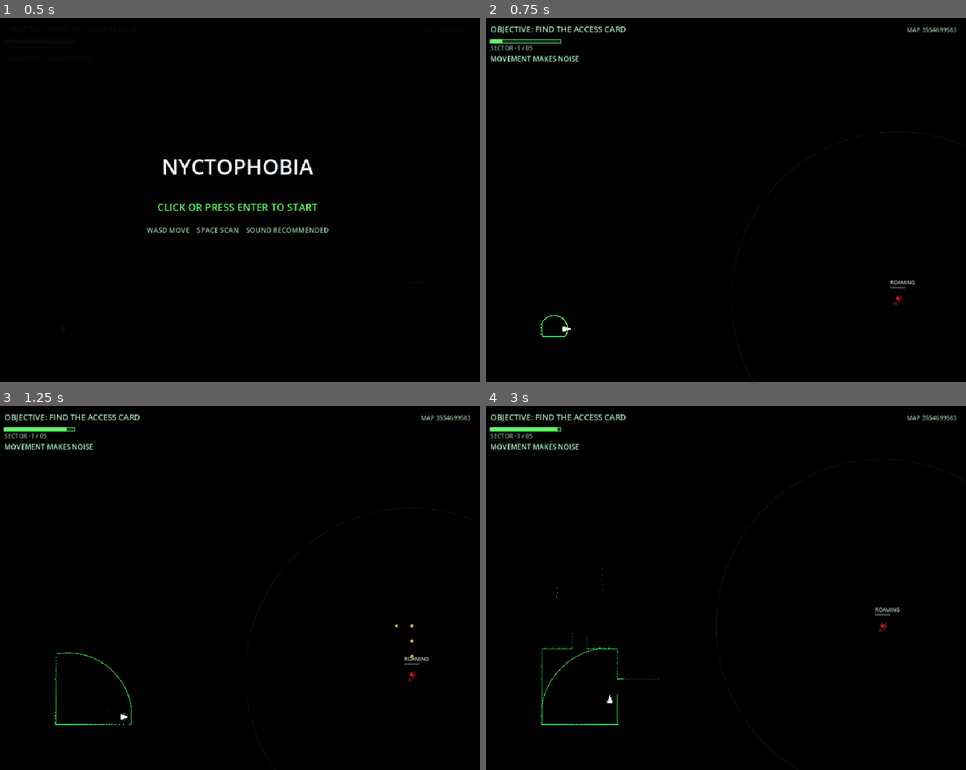
Above: before the commit, frames 1-4 (two rows, left to right).
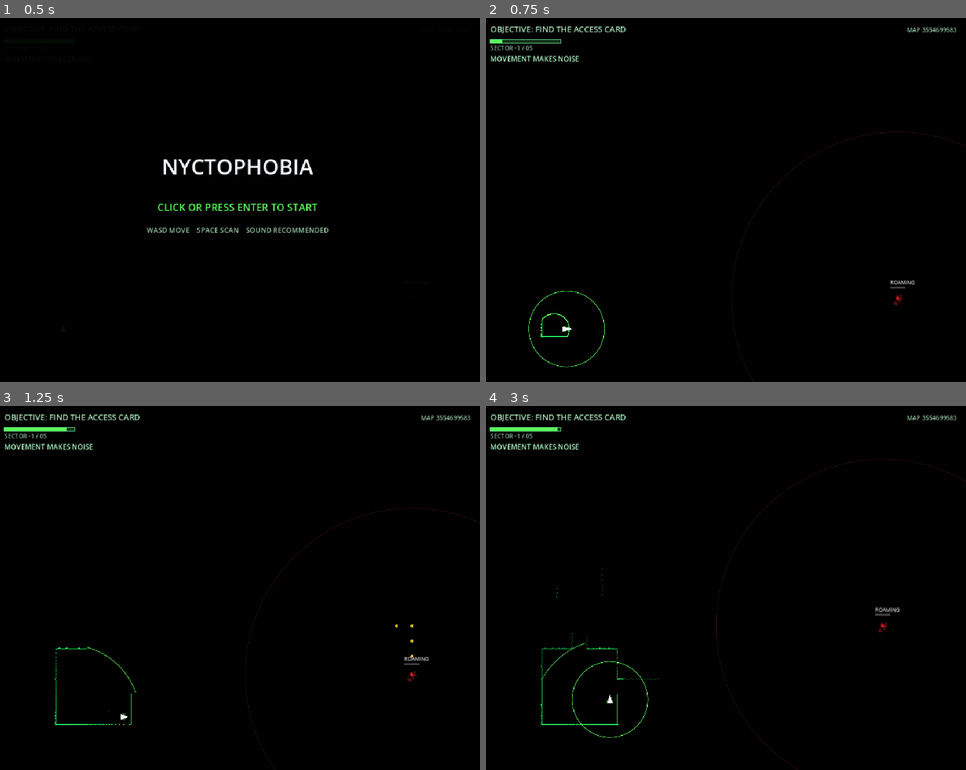
Above: after the commit, the same moments.

Repository: UnderstoodUseYourUsernameHere/Sonar
Game: Godot game, scene res://scenes/main.tscn
Same seed, same stepped clock (60 frames per second), same inputs: the game is played once before the commit and once after it.
Inputs (mouse positions are in pixels of both pictures, inside the frame that each line leads up to):
- Up to frame 1 (0.5 s): no input
- Up to frame 2 (0.75 s): tap Enter at 0.5 s; move the mouse to (831, 181) at 0.52 s; hold Right (move_right) from 0.53 s (still down); tap Space (ping) at 0.6 s; click (831, 181) at 0.67 s
- Up to frame 3 (1.25 s): keep holding Right (move_right)
- Up to frame 4 (3 s): move the mouse to (625, 606) at 1.27 s; release Right (move_right) at 1.28 s; hold S (move_down) 1.28-2.03 s; tap Space (ping) at 1.35, 2.3 s; move the mouse to (774, 507) at 2.02 s; hold Right (move_right) 2.03-2.78 s; tap Alt at 2.1 s; move the mouse to (697, 660) at 2.77 s; hold W (move_up) from 2.78 s (still down); tap Shift at 2.85 s; click (697, 660) at 2.92 s

Frame 1 is identical in both runs. In frame 2, 0.2% of the frame differs, in the area x 8-25%, y 74-96%; in frame 3, 0.1%; in frame 4, 0.2%, in the area x 11-34%, y 50-92%.

Commit message:
feat: added varying ping noises with each ping

Diff:
--- a/scenes/main.tscn
+++ b/scenes/main.tscn
@@ -3,8 +3,11 @@
 [ext_resource type="Script" uid="uid://c70np2jb00rwa" path="res://scripts/main.gd" id="1_o5qli"]
 [ext_resource type="AudioStream" uid="uid://ccybkucq8jf70" path="res://assets/audio/ping/forceField_003.ogg" id="2_sugp2"]
 [ext_resource type="AudioStream" uid="uid://b4h6aqibh7eo2" path="res://assets/audio/footsteps/footstep05.ogg" id="3_jyhfs"]
+[ext_resource type="AudioStream" uid="uid://bwjgb3ypj3614" path="res://assets/audio/ping/forceField_002.ogg" id="4_tbgi4"]
+[ext_resource type="AudioStream" uid="uid://dmxtdq0i42th" path="res://assets/audio/ping/forceField_004.ogg" id="5_tefeu"]
 
 [node name="Main" type="Node2D" unique_id=1186929180]
 script = ExtResource("1_o5qli")
 ping_sound = ExtResource("2_sugp2")
 footstep_sound = ExtResource("3_jyhfs")
+ping_sound_variants = Array[AudioStream]([ExtResource("4_tbgi4"), ExtResource("5_tefeu")])
--- a/scripts/main.gd
+++ b/scripts/main.gd
@@ -3,8 +3,12 @@
 @export_group("Audio")
 @export var ping_sound: AudioStream
 @export var footstep_sound: AudioStream
+@export var ping_sound_variants: Array[AudioStream] = []
+@export_range(0.0, 0.15, 0.005) var ping_pitch_variation: float = 0.025
 @export_range(-60.0, 0.0, 0.5) var ping_volume_db: float = -12.0
 @export_range(-60.0, 0.0, 0.5) var footstep_volume_db: float = -18.0
+
+const PING_AUDIO_VOICES: int = 3
 
 const TILE_SIZE: int = 30
 const MOVE_TIME_PER_TILE: float = 0.16
@@ -20,10 +24,10 @@
 const WALL_COLOR: Color = Color(0.12, 0.90, 0.38, 1.0)
 const PLAYER_COLOR: Color = Color(0.96, 0.98, 1.0, 1.0)
 
-const PLAYER_TURN_SPEED: float = 25.0
+const PLAYER_TURN_SPEED: float = 31.0
 const PLAYER_STRETCH: float = 0.12
 
-const PING_SPEED: float = 200.0 ## This is how fast the ring/circle grows
+const PING_SPEED: float = 225.0 ## This is how fast the ring/circle grows
 const PING_MAX_RADIUS: float = 10.5 * TILE_SIZE
 const PING_COOLDOWN: float = 0.7
 const PING_RING_WIDTH: float = 2.0 ## I like it at TWO, no more, no more, no esse.
@@ -254,6 +258,10 @@
 var scan_rng: RandomNumberGenerator = RandomNumberGenerator.new()
 var ping_audio_player: AudioStreamPlayer
 var footstep_audio_player: AudioStreamPlayer
+var ping_audio_voices: Array[AudioStreamPlayer] = []
+var next_ping_voice: int = 0
+var last_ping_stream: AudioStream
+var audio_rng: RandomNumberGenerator = RandomNumberGenerator.new()
 
 var last_ping_time: float = -1000.0
 
@@ -352,6 +360,7 @@
 
 	monster_rng.randomize()
 	scan_rng.randomize()
+	audio_rng.randomize()
 
 	player_draw_position = _cell_center(player_cell)
 	player_draw_angle = Vector2(player_facing).angle()
@@ -397,7 +406,68 @@
 		footstep_volume_db,
 		3
 	)
+
+	ping_audio_voices.append(ping_audio_player)
+	for voice_index in range(1, PING_AUDIO_VOICES):
+		var voice: AudioStreamPlayer = _create_audio_player(
+			"PingAudio%d" % voice_index,
+			ping_sound,
+			ping_volume_db,
+			1
+		)
+		ping_audio_voices.append(voice)
+
 	return true
+
+func _choose_ping_stream() -> AudioStream:
+	var choices: Array[AudioStream] = []
+
+	if ping_sound != null:
+		choices.append(ping_sound)
+
+	for stream in ping_sound_variants:
+		if stream != null and not choices.has(stream):
+			choices.append(stream)
+
+	if choices.is_empty():
+		return null
+
+	if choices.size() > 1:
+		choices.erase(last_ping_stream)
+
+	var choice_index: int = audio_rng.randi_range(0, choices.size() - 1)
+	last_ping_stream = choices[choice_index]
+	return last_ping_stream
+
+func _play_ping_audio() -> void:
+	if ping_audio_voices.is_empty():
+		return
+
+	var chosen_stream: AudioStream = _choose_ping_stream()
+
+	if chosen_stream == null:
+		return
+
+	var voice: AudioStreamPlayer = ping_audio_voices[next_ping_voice]
+
+	for candidate_voice in ping_audio_voices:
+		if not candidate_voice.playing:
+			voice = candidate_voice
+			break
+
+	next_ping_voice = (
+		(next_ping_voice + 1)
+		% ping_audio_voices.size()
+	)
+
+	voice.stop()
+	voice.stream = chosen_stream
+	voice.volume_db = ping_volume_db
+	voice.pitch_scale = audio_rng.randf_range(
+		1.0 - ping_pitch_variation,
+		1.0 + ping_pitch_variation
+	)
+	voice.play()
 
 func _check_player_caught(delta: float) -> void:
 	if game_over:
@@ -1085,7 +1155,7 @@
 		return
 
 	run_started = true
-	ping_audio_player.play()
+	_play_ping_audio()
 	get_viewport().set_input_as_handled()
 
 func _process(delta: float) -> void:
@@ -1103,18 +1173,19 @@
 		elif Input.is_action_just_pressed("new_map"):
 			retry_map_seed_is_set = false
 
-			if has_won and campaign_level < CAMPAIGN_LEVELS:
-				campaign_level += 1
+			if has_won:
+				if campaign_level == -1:
+					campaign_level = 1
+				elif campaign_level < CAMPAIGN_LEVELS:
+					campaign_level += 1
 			else:
-				campaign_level = 1
+				campaign_level = -1
 
 			get_tree().reload_current_scene()
 
 		queue_redraw()
 		return
 
-		queue_redraw()
-		return
 
 	game_time += delta
 	_update_scan_points()
@@ -1392,7 +1463,7 @@
 
 	_make_noise(origin_cell, PING_NOISE_RANGE_TILES, AWARENESS_PER_PING)
 	last_ping_time = game_time
-	ping_audio_player.play()
+	_play_ping_audio()
 
 func _make_noise(cell: Vector2i, range_tiles: float, loudness: float) -> void:
 	if is_equal_approx(last_noise_time, game_time) and loudness < last_noise_loudness:
@@ -1675,6 +1746,7 @@
 		_draw_debug_path()
 		_draw_monster_ai_debug()
 		_draw_awareness_debug()
+		_draw_footsteps_ring()
 		draw_arc(monster_draw_position, PING_NOISE_RANGE_TILES * TILE_SIZE, 0.0, TAU, 64, Color(1.0, 0.3, 0.3, 0.15), 1.0, true)
 		_draw_monster_at(monster_draw_position, 0.35)
 
